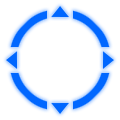
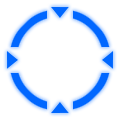
Before/after of a 120 × 120 layered artwork. What changed in the layer stack:
hid "Layer 7 copy 5" over [6, 6, 114, 114]
showed "Layer 7 copy 2" over [6, 6, 114, 114]
